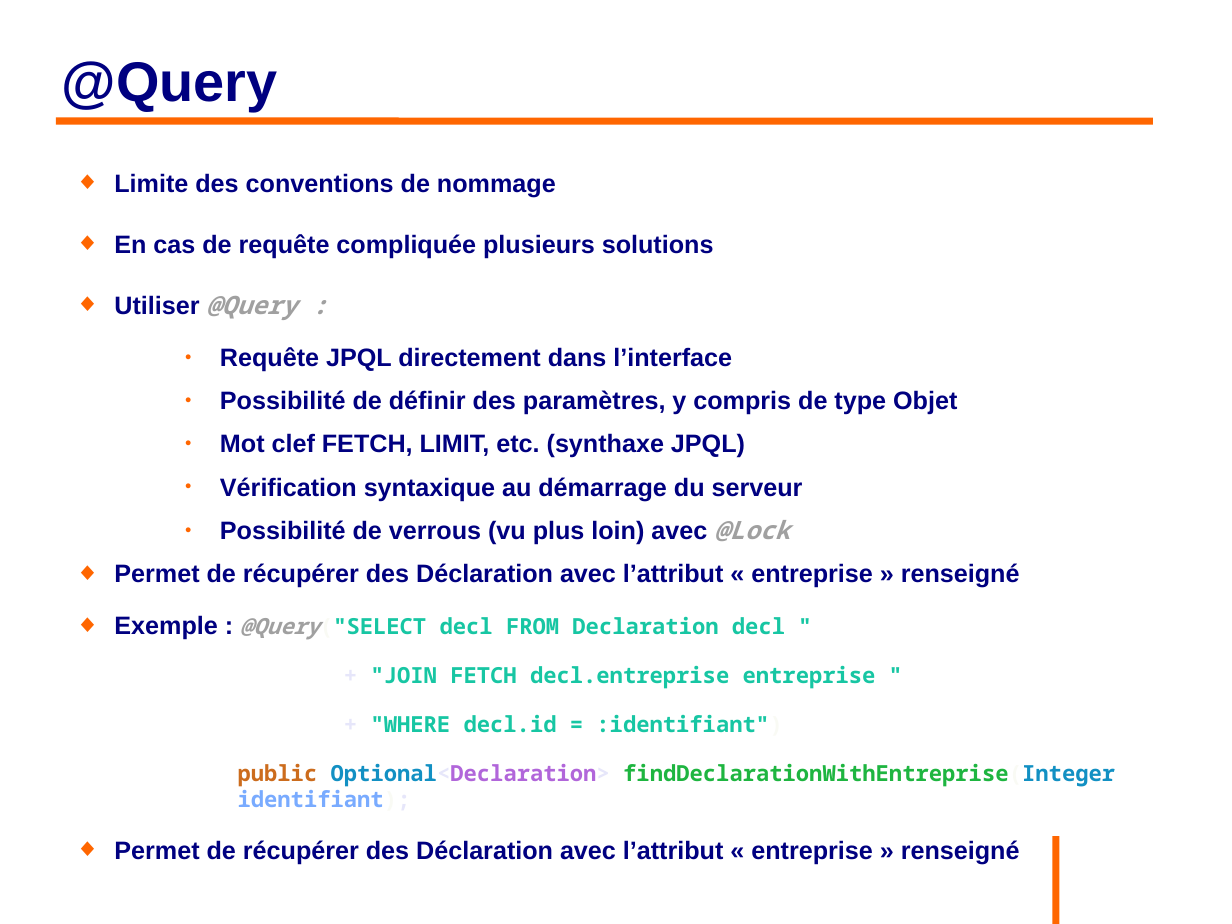
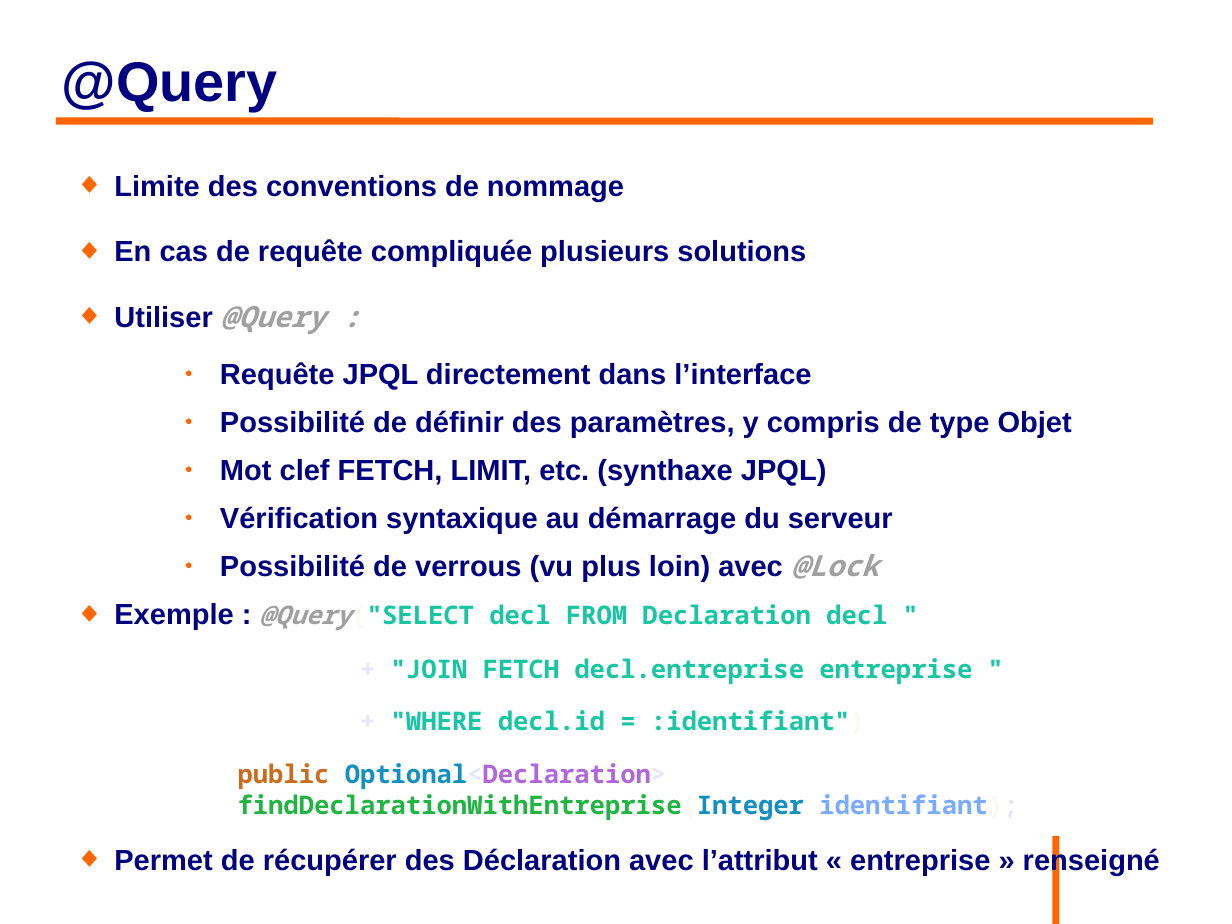
Before and after one commit to philphils/formation-hibernate-avancee, a slide deck: slide 32 of Documentation/diapo_formation_hibernate_avancee.odp. Drawn at 1232x924 pixels with LibreOffice and Linux fonts; fonts in the diff are those of the drawing; background and template pictures are left out. Boxes give left, top, right and bottom in pixels: in the first picture for what was removed or moved away, otherwise in the second. Text is boxed around its words. In the diff, an @@ line names an element or a change of style, - is before the commit and + after.

```diff
--- a/Documentation/diapo_formation_hibernate_avancee.odp
+++ b/Documentation/diapo_formation_hibernate_avancee.odp
@@ text "Limite des conventions de nommage" at (114,175,1160,875): size 16.1 to 18.7 pt in "Limite des conventions de nommage", "En cas de requête compliquée plusieurs solutions", "Utiliser @Query :", "Requête JPQL directement dans l’interface" and 6 more places; size 14.2 to 16.5 pt in "@Query("SELECT decl FROM Declaration decl "", "+ "JOIN FETCH decl.entreprise entreprise "", "+ "WHERE decl.id = :identifiant")", "public Optional<Declaration> findDeclarationWithEntreprise(I ..." @@
@@ text at (114,563,1020,588): paragraph removed @@
-◆ Permet de récupérer des Déclaration avec l’attribut « entreprise » renseigné
```
Also in this commit, not shown: 7 other slides changed.
